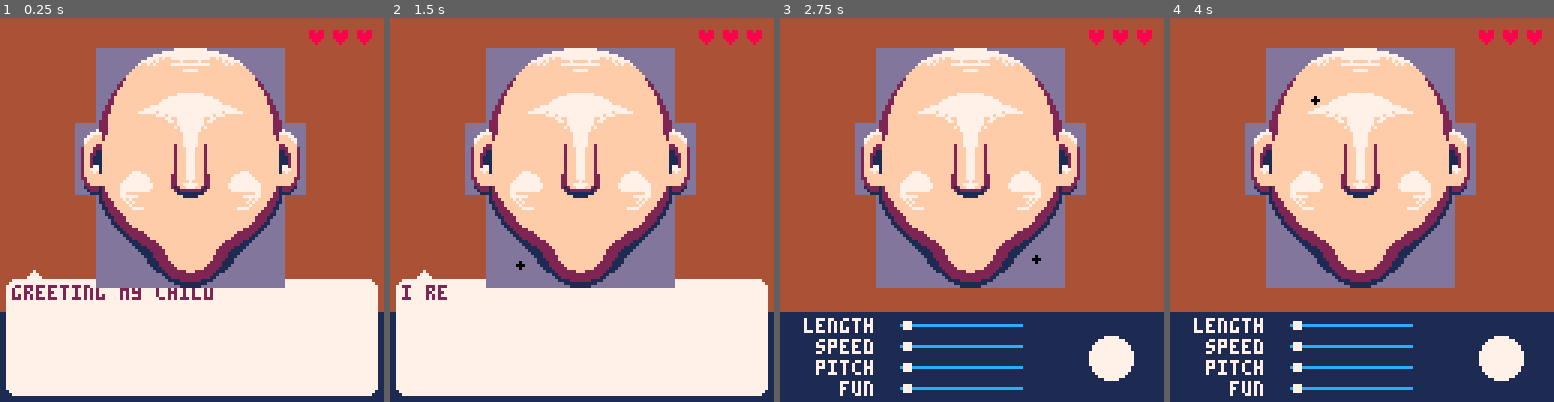
Above: before the commit, frames 1-4 (left to right).
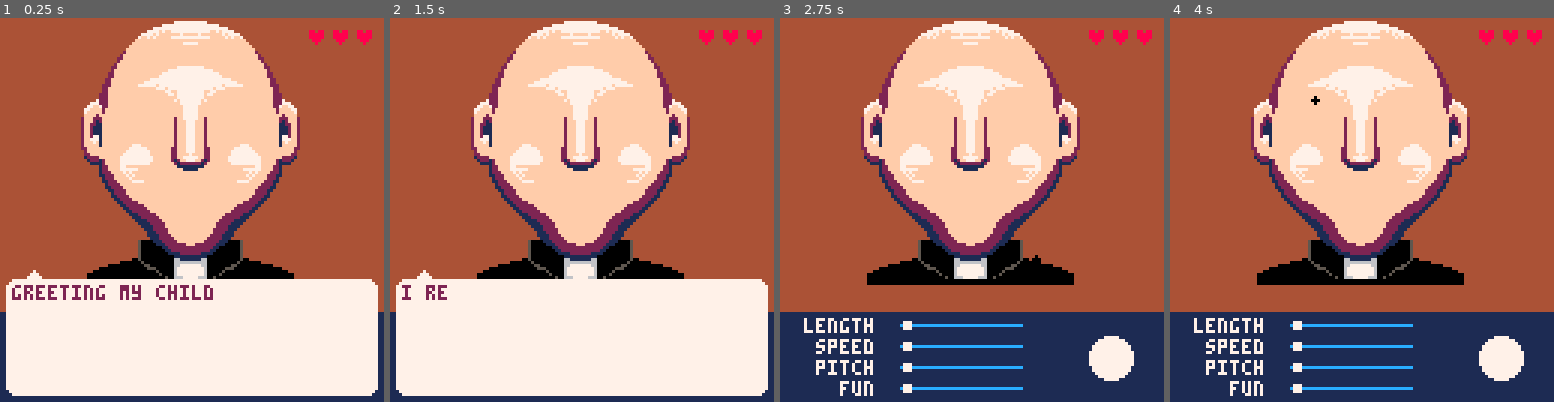
Above: after the commit, the same moments.

Repository: Alfie-Edwards/game-boys
Game: PICO-8 cartridge game.p8
Two runs of this game, one before a commit and one after it. Both use one fixed random seed, a clock stepped at 60 frames per second and the inputs below.
Inputs (mouse positions are in pixels of both pictures, inside the frame that each line leads up to):
- Up to frame 1 (0.25 s): no input
- Up to frame 2 (1.5 s): tap O (Z key) at 0.33, 0.7, 1.43 s; click (459, 121) at 0.67 s; tap X (X key) at 1.07 s; click (520, 267) at 1.22 s
- Up to frame 3 (2.75 s): click (975, 114) at 1.77 s; tap X (X key) at 2.07, 2.4, 2.73 s; tap O (Z key) at 2.22 s; click (1037, 259) at 2.32 s
- Up to frame 4 (4 s): click (1492, 106) at 2.87 s; tap X (X key) at 3.07, 3.4, 3.73 s; tap O (Z key) at 3.1, 3.98 s; click (1254, 256) at 3.42 s; click (1315, 102) at 3.97 s

The runs differ from the first frame. In frame 1, 23% of the frame differs, in the area x 19-80%, y 0-71%; in frame 2, 23%; in frame 3, 23%; in frame 4, 23%.

Commit message:
more head drawing improvements

Diff:
--- a/face.lua
+++ b/face.lua
@@ -1,3 +1,9 @@
+sprite_info = {
+	priest = {
+		collar_sprite = 101,
+	}
+}
+
 function draw_rotated_anticlockwise(x, y, w_tiles, h_tiles, map_x, map_y, flip_y)
 	if (flip_y == nil) flip_y = false
 
@@ -77,19 +83,41 @@
 	                           10, 0, true)
 end
 
+function draw_collar_left(x, y)
+	spr(101, x, y, 5, 2, false, false)
+end
+
+function draw_collar_right(x, y)
+	spr(101, x, y, 5, 2, true, false)
+end
+
 function tiles(x)
 	return x * 8
 end
 
-function draw_base()
+function draw_collar(sprite_idx, head_bottom)
+	draw_collar_left(64 - tiles(5), head_bottom - tiles(1))
+	draw_collar_right(64 - 1,       head_bottom - tiles(1))
+end
+
+function draw_head(name)
+	-- TODO #temp
+	name = "priest"
+
 	pal()
-	-- palt(13, true)
+	palt(0, false)
+	palt(13, true)
 
 	local head_left = 64 - tiles(4)
 	local head_right = (64 - 1) + tiles(4)
-	draw_base_left(head_left, 10)
-	draw_base_right(head_right - tiles(4), 10)
+	local head_top = 1
+	local head_bottom = head_top + tiles(10)
 
-	draw_ear_left(head_left - tiles(1) + 1, 35)
-	draw_ear_right(head_right - 1, 35)
+	draw_base_left(head_left, head_top)
+	draw_base_right(head_right - tiles(4), head_top)
+
+	draw_ear_left(head_left - tiles(1) + 1, head_top + tiles(3))
+	draw_ear_right(head_right - 1,          head_top + tiles(3))
+
+	draw_collar(sprite_info[name].collar_sprite, head_bottom)
 end
--- a/game.p8
+++ b/game.p8
@@ -50,7 +50,7 @@
 
 	init_people()
 
-    music(0, 1000, 1)
+    music(0, nil, 0)
 
     timers = {}
     laughing = false
@@ -236,7 +236,8 @@
 		return
 	end
 
-    -- Head
+	-- Head
+	draw_head(current_person().name)
 
     -- Laugh maker
     pal_dark_blue()
@@ -277,8 +278,6 @@
 		end
 	end
 
-	draw_base()
-
 	-- health
 	color(8)
 	local health_str = ""
@@ -343,9 +342,6 @@
 end
 
 function play_laugh(laugh_params)
-    if laughing == false then
-        music(-1, 100, 1)
-    end
     laughing = true
     local sound = laughs[laugh_params.speed + 1][laugh_params.pitch + 1][laugh_params.fun + 1]
     sfx(sound)
@@ -364,9 +360,6 @@
     else
         -- If length = 1, queue up setting laughing = false after it's over.
         action = function()
-            if laughing then
-                music(1, 1000, 0)
-            end
             laughing = false
         end
     end
@@ -555,73 +548,76 @@
 1011121314151617181900000000000000000000000000000000000000000000000000000000000000000000000000000000000000000000000000000000000000000000000000000000000000000000000000000000000000000000000000000000000000000000000000000000000000000000000000000000000000000000
 2021222324252627282900000000000000000000000000000000000000000000000000000000000000000000000000000000000000000000000000000000000000000000000000000000000000000000000000000000000000000000000000000000000000000000000000000000000000000000000000000000000000000000
 3031323334353637383900000000000000000000000000000000000000000000000000000000000000000000000000000000000000000000000000000000000000000000000000000000000000000000000000000000000000000000000000000000000000000000000000000000000000000000000000000000000000000000
-…(70 lines of a section not shown)…
+5051525354656667686900000000000000000000000000000000000000000000000000000000000000000000000000000000000000000000000000000000000000000000000000000000000000000000000000000000000000000000000000000000000000000000000000000000000000000000000000000000000000000000
+6061626364757677787900000000000000000000000000000000000000000000000000000000000000000000000000000000000000000000000000000000000000000000000000000000000000000000000000000000000000000000000000000000000000000000000000000000000000000000000000000000000000000000
+7071727374000000000000000000000000000000000000000000000000000000000000000000000000000000000000000000000000000000000000000000000000000000000000000000000000000000000000000000000000000000000000000000000000000000000000000000000000000000000000000000000000000000
+…(70 lines of a section not shown)…
Not shown, changed: the music (__music__) section of game.p8
